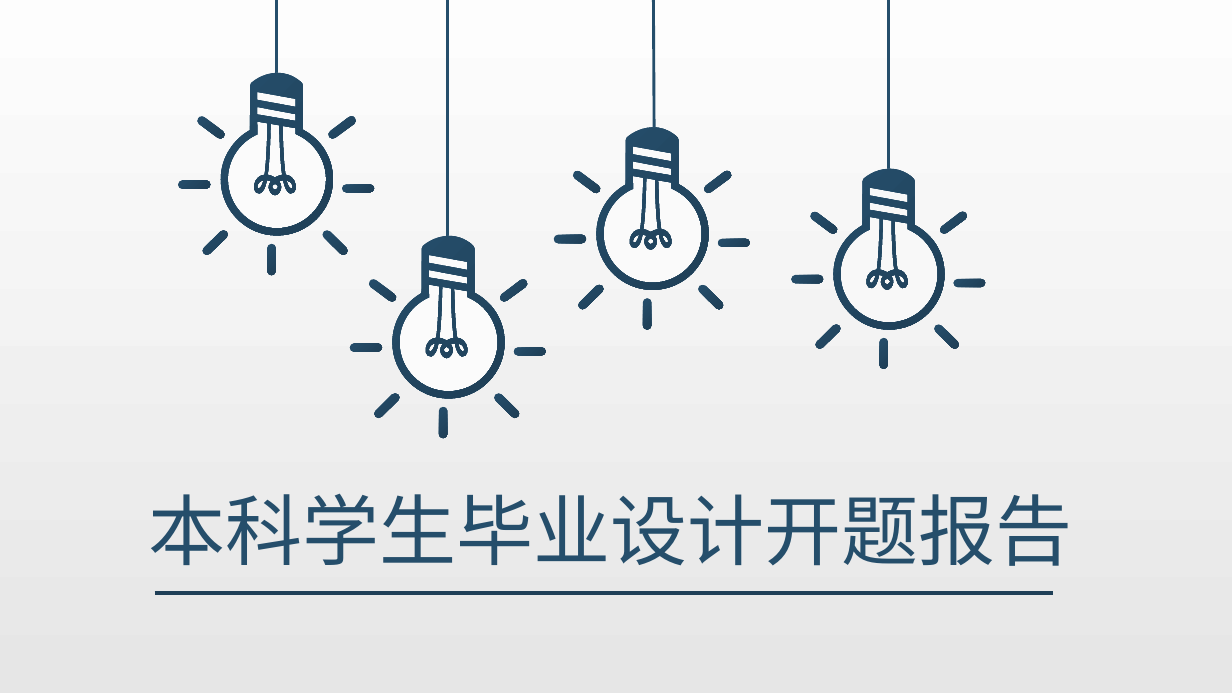
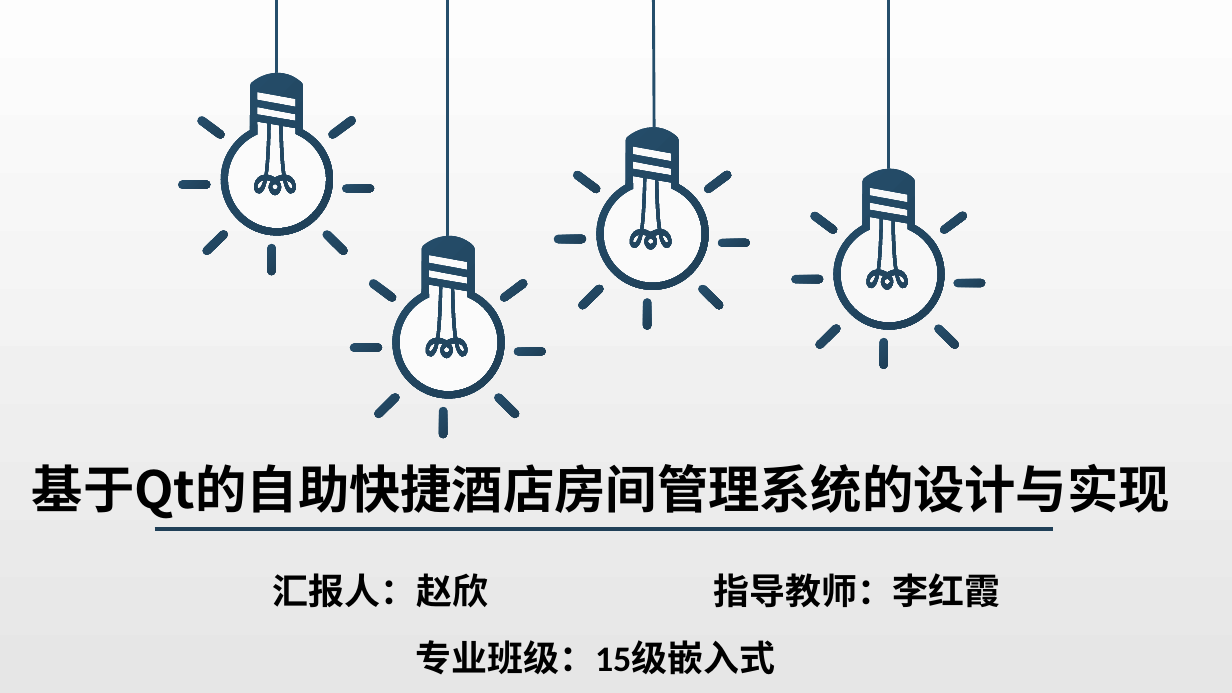
Before and after one commit to zhaoxin627431933/20151104778-zhaoxin, a slide deck: slide 1 of 基于QT的自助快捷房间管理系统的设计与实现/答辩PPT/201151104778-赵欣-基于QT的自助快捷酒店房间管理系统的设计与实现-开题PPT.pptx. Drawn at 1232x693 pixels with LibreOffice and Linux fonts; fonts in the diff are those of the drawing. Boxes give left, top, right and bottom in pixels: in the first picture for what was removed or moved away, otherwise in the second. Text is boxed around its words. In the diff, an @@ line names an element or a change of style, - is before the commit and + after.

Commit message:
开题PPT

```diff
--- a/基于QT的自助快捷房间管理系统的设计与实现/答辩PPT/201151104778-赵欣-基于QT的自助快捷酒店房间管理系统的设计与实现-开题PPT.pptx
+++ b/基于QT的自助快捷房间管理系统的设计与实现/答辩PPT/201151104778-赵欣-基于QT的自助快捷酒店房间管理系统的设计与实现-开题PPT.pptx
@@ text at [32,464,1170,519]: text changed; size 60 to 40 pt; font Noto Sans CJK SC to Noto Sans CJK JP; text colour #254E6B to #000000; bold on @@
-本科学生毕业设计开题报告
+基于Qt的自助快捷酒店房间管理系统的设计与实现
@@ line moved from (154, 593) - (1054, 593) to (154, 529) - (1054, 529) @@
@@ text added at [273,573,488,608], 28 pt, text #000000, bold @@
+汇报人：赵欣
@@ text added at [714,573,1001,608], 28 pt, text #000000, bold @@
+指导教师：李红霞
@@ text added at [416,640,775,675], 28 pt, text #000000, bold @@
+专业班级：15级嵌入式
```
Also in this commit, not shown: 5 other slides changed, 2 slides added, 1 slide removed.
